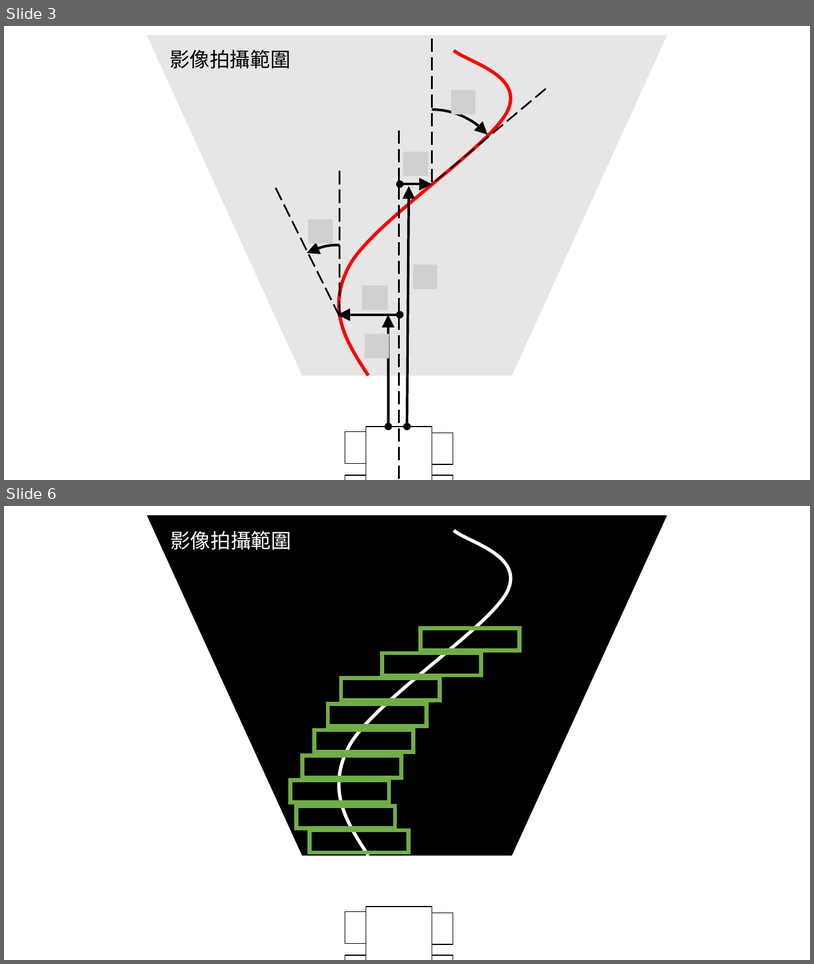
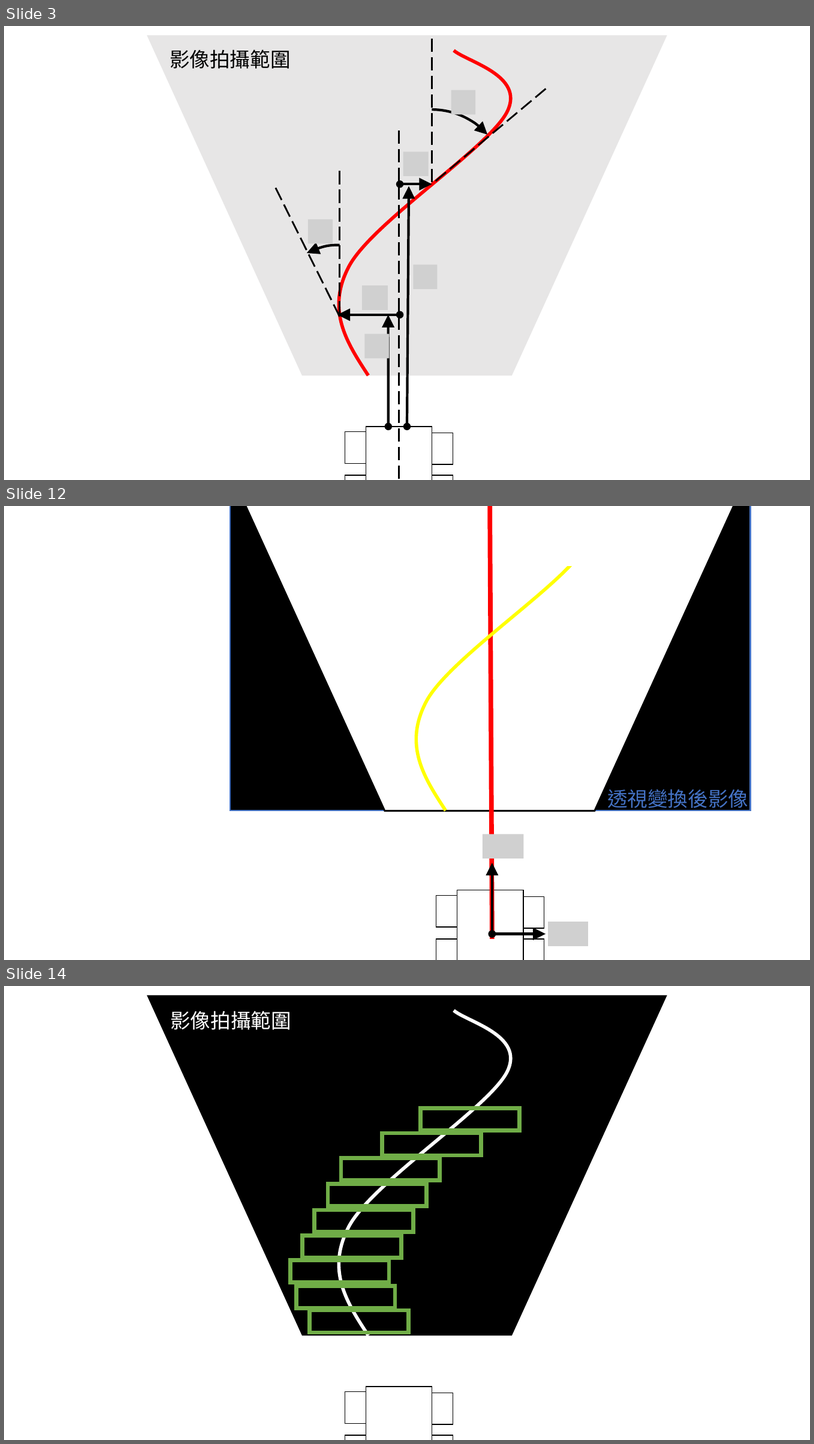
Before and after one commit to PrinceLego/Mechatronics_Integration, a slide deck: final_project/test.pptx. Shown one above the other, each under a label of ours: slides 3 and 6 before the commit, slides 3, 12 and 14 after it; the slides between them are not shown. The pictures are 814x964 and 814x1444 pixels, drawn with LibreOffice and Linux fonts; fonts in the diff are those of the drawing; grey boxes stand for pictures. Boxes give left, top, right and bottom in pixels: in the first picture for what was removed or moved away, otherwise in the second. Text is boxed around its words. In the diff, an @@ line names an element or a change of style, - is before the commit and + after.

```diff
--- a/final_project/test.pptx
+++ b/final_project/test.pptx
@@ slide 12 added at [4,506,810,960], background #FFFFFF @@
@@ group added at [230,506,751,960]: 6 rectangles, 2 trapezoids, 2 double arrows, 2 pictures, 1 text, 1 line, 1 freeform shape @@
+透視變換後影像
@@ what was slide 6 is now slide 14 @@
```
Also in this commit, not shown: 2 slides changed, 10 other slides added, 9 other files.
